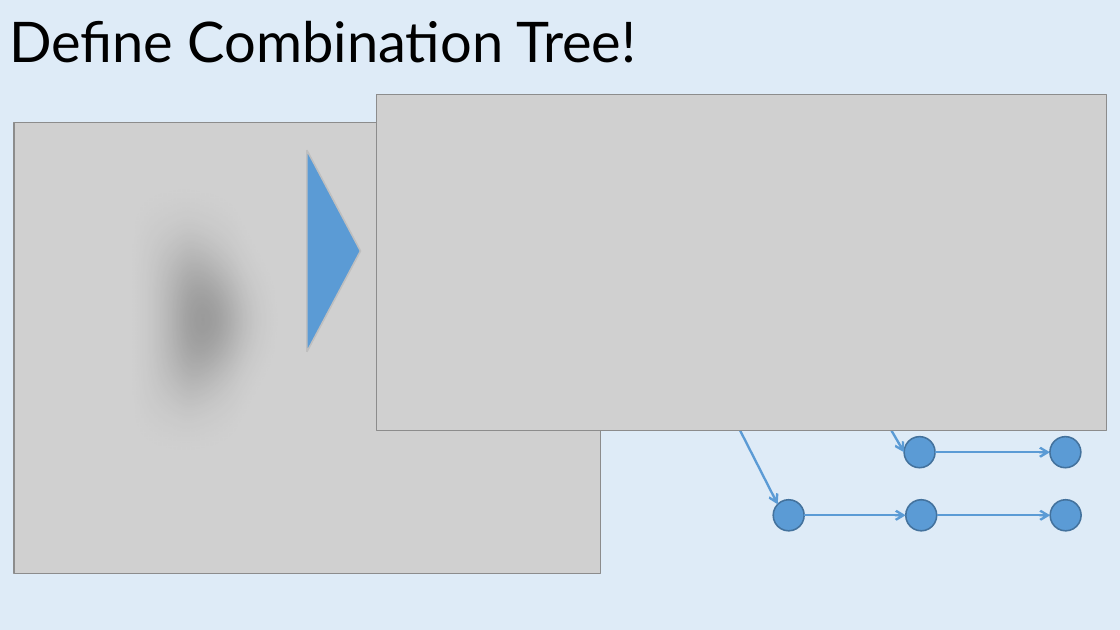
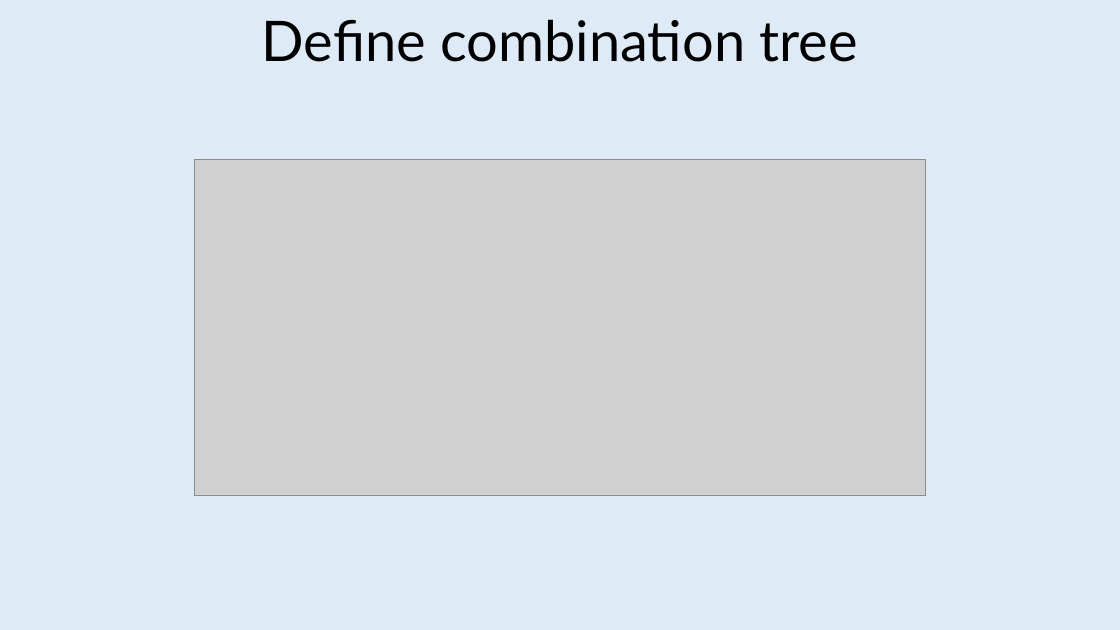
Before and after one commit to jeromerg/NCase, a slide deck: slide 18 of src/Documentation/Slides/Slides.pptx (slide 14 before the commit). Drawn at 1120x630 pixels with LibreOffice and Linux fonts; fonts in the diff are those of the drawing; grey boxes stand for pictures. Boxes give left, top, right and bottom in pixels: in the first picture for what was removed or moved away, otherwise in the second. Text is boxed around its words. In the diff, an @@ line names an element or a change of style, - is before the commit and + after.

```diff
--- a/src/Documentation/Slides/Slides.pptx
+++ b/src/Documentation/Slides/Slides.pptx
@@ text at (x1=262, y1=19, x2=858, y2=62): text changed @@
-Define Combination Tree!
+Define combination tree
@@ picture removed at (x1=13, y1=123, x2=600, y2=573) @@
@@ picture moved from (x1=376, y1=94, x2=1107, y2=430) to (x1=195, y1=159, x2=925, y2=495) @@
@@ triangle removed at (x1=307, y1=150, x2=361, y2=352) @@
@@ group removed at (x1=657, y1=268, x2=1082, y2=531): 5 ellipses, 5 arrows @@
```
Also in this commit, not shown: 8 other slides changed, 10 slides added, 6 slides removed, 2 other files.
